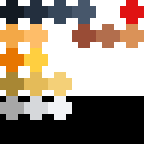
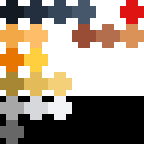
Comparing the layer stacks of the two 144px x 144px images. Changes:
painted on "Layer 2" over [0, 120, 24, 144]
